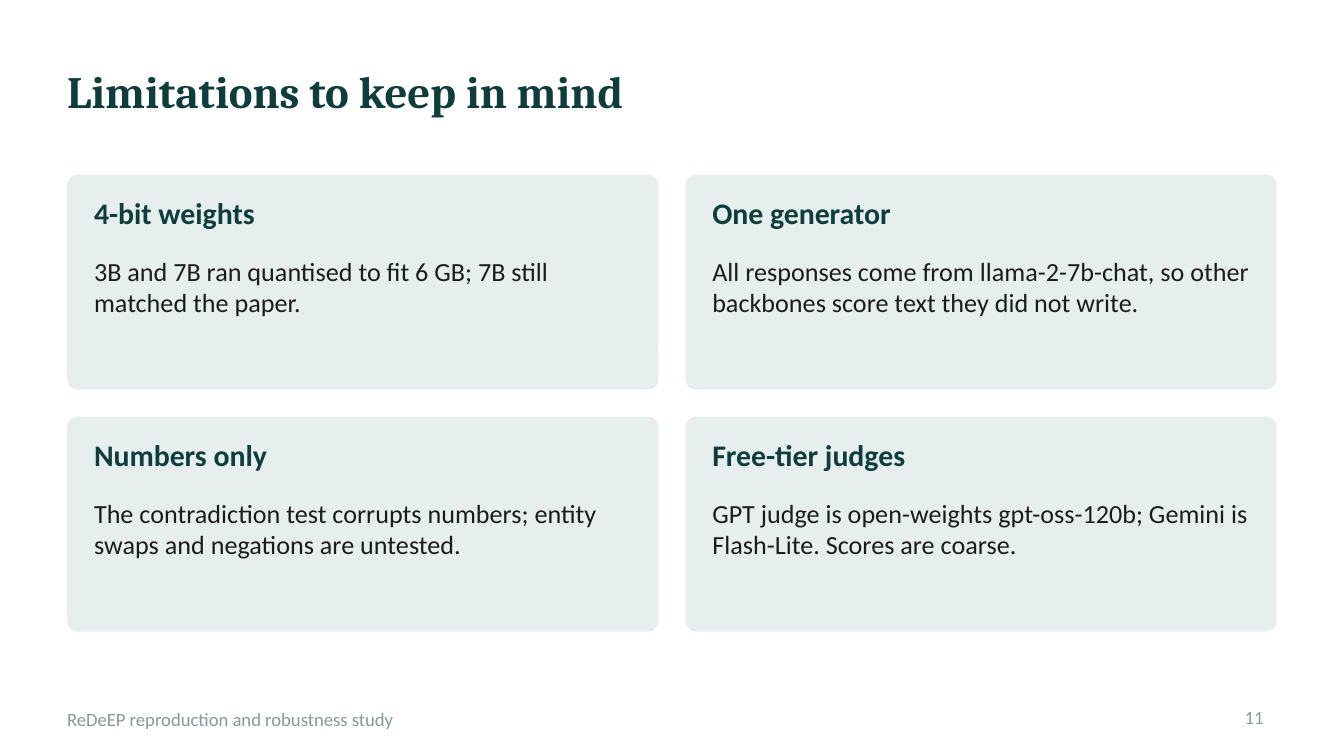
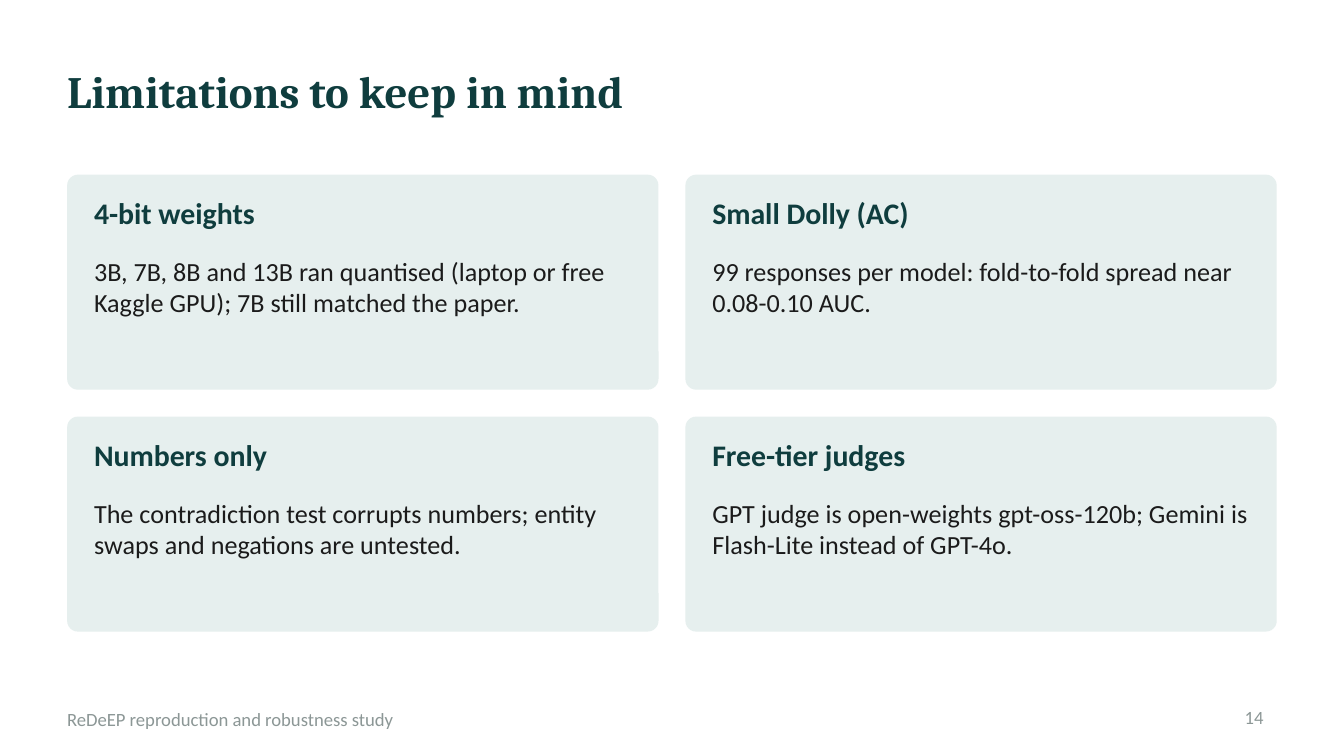
Before and after one commit to ad1thyaaa/ReDeEP-Reproduction-Robustness, a slide deck: slide 14 of presentation/ReDeEP_presentation.pptx (slide 11 before the commit). Drawn at 1344x756 pixels with LibreOffice and Linux fonts; fonts in the diff are those of the drawing. Boxes give left, top, right and bottom in pixels: in the first picture for what was removed or moved away, otherwise in the second. Text is boxed around its words. In the diff, an @@ line names an element or a change of style, - is before the commit and + after.

```diff
--- a/presentation/ReDeEP_presentation.pptx
+++ b/presentation/ReDeEP_presentation.pptx
@@ text at (x1=712, y1=202, x2=909, y2=229): text changed @@
-One generator
+Small Dolly (AC)
@@ text at (x1=94, y1=262, x2=605, y2=317): text changed @@
-3B and 7B ran quantised to fit 6 GB; 7B still matched the paper.
+3B, 7B, 8B and 13B ran quantised (laptop or free Kaggle GPU); 7B still matched the paper.
@@ text at (x1=712, y1=263, x2=1231, y2=312): text changed @@
-All responses come from llama-2-7b-chat, so other backbones score text they did not write.
+99 responses per model: fold-to-fold spread near 0.08-0.10 AUC.
@@ text at (x1=712, y1=505, x2=1247, y2=554): text changed @@
-GPT judge is open-weights gpt-oss-120b; Gemini is Flash-Lite. Scores are coarse.
+GPT judge is open-weights gpt-oss-120b; Gemini is Flash-Lite instead of GPT-4o.
@@ page number at (x1=1245, y1=712, x2=1264, y2=724): text changed @@
-11
+14
```
Also in this commit, not shown: 1 other slide changed, 3 slides added, 53 other files.
